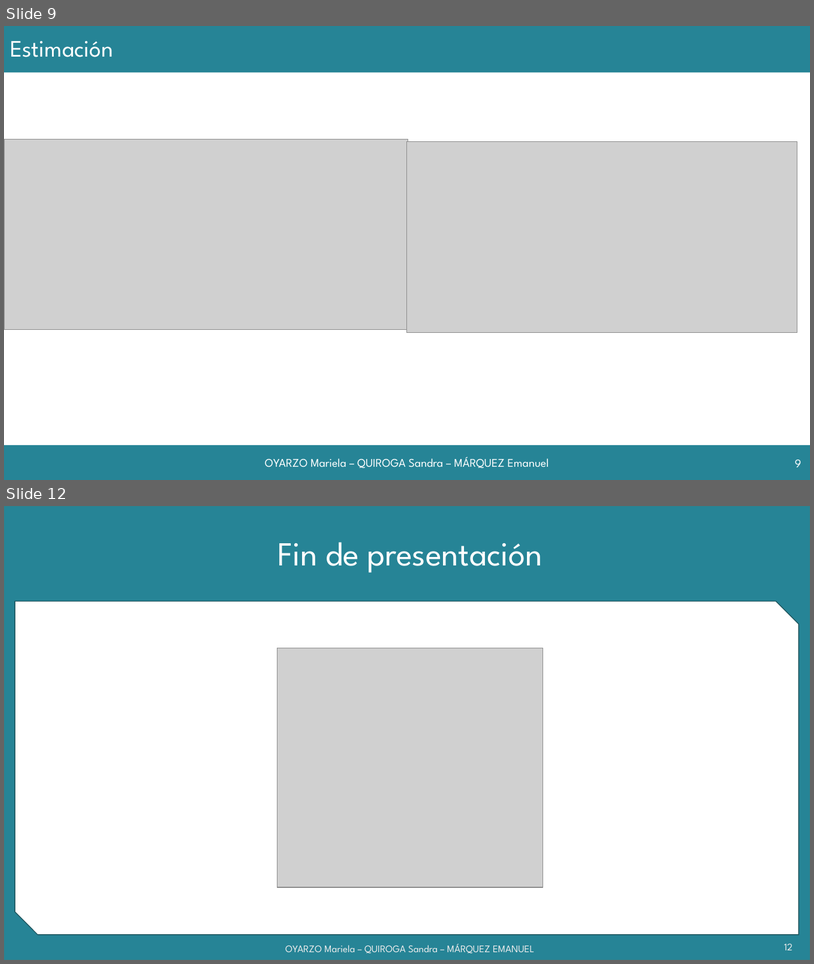
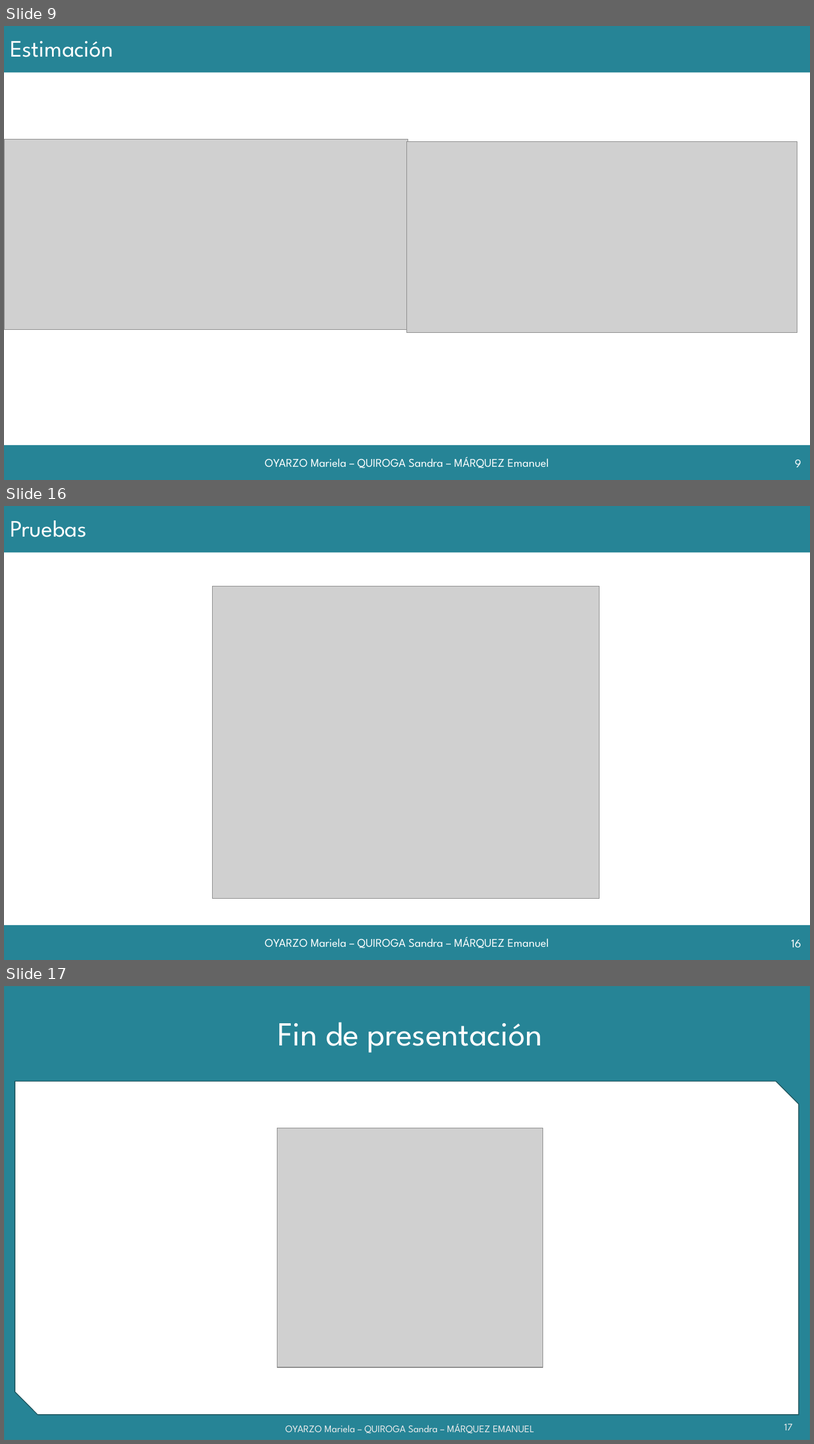
Before and after one commit to grupoyenu/yenu, a slide deck: 08. Presentaciones/Presentación 11.pptx. Shown one above the other, each under a label of ours: slides 9 and 12 before the commit, slides 9, 16 and 17 after it; the slides between them are not shown. The pictures are 814x964 and 814x1444 pixels, drawn with LibreOffice and Linux fonts; fonts in the diff are those of the drawing; grey boxes stand for pictures; background and template pictures are left out. Boxes give left, top, right and bottom in pixels: in the first picture for what was removed or moved away, otherwise in the second. Text is boxed around its words. In the diff, an @@ line names an element or a change of style, - is before the commit and + after.

```diff
--- a/08. Presentaciones/Presentación 11.pptx
+++ b/08. Presentaciones/Presentación 11.pptx
@@ slide 16 added at [4, 506, 810, 960], background #FFFFFF; not listed: 2 template elements that a slide beside it also shows @@
@@ title added at [10, 520, 87, 537], 28 pt, text #FFFFFF @@
+Pruebas
@@ picture added at [213, 586, 600, 898] @@
@@ text added at [265, 936, 549, 948], 14 pt, text #FFFFFF @@
+OYARZO Mariela – QUIROGA Sandra – MÁRQUEZ Emanuel
@@ page number added at [792, 939, 802, 947], 14 pt, text #FFFFFF @@
+16
@@ what was slide 12 is now slide 17 @@
@@ page number at [785, 1423, 793, 1430]: text changed @@
-12
+17
```
Also in this commit, not shown: 6 slides changed, 4 other slides added.
